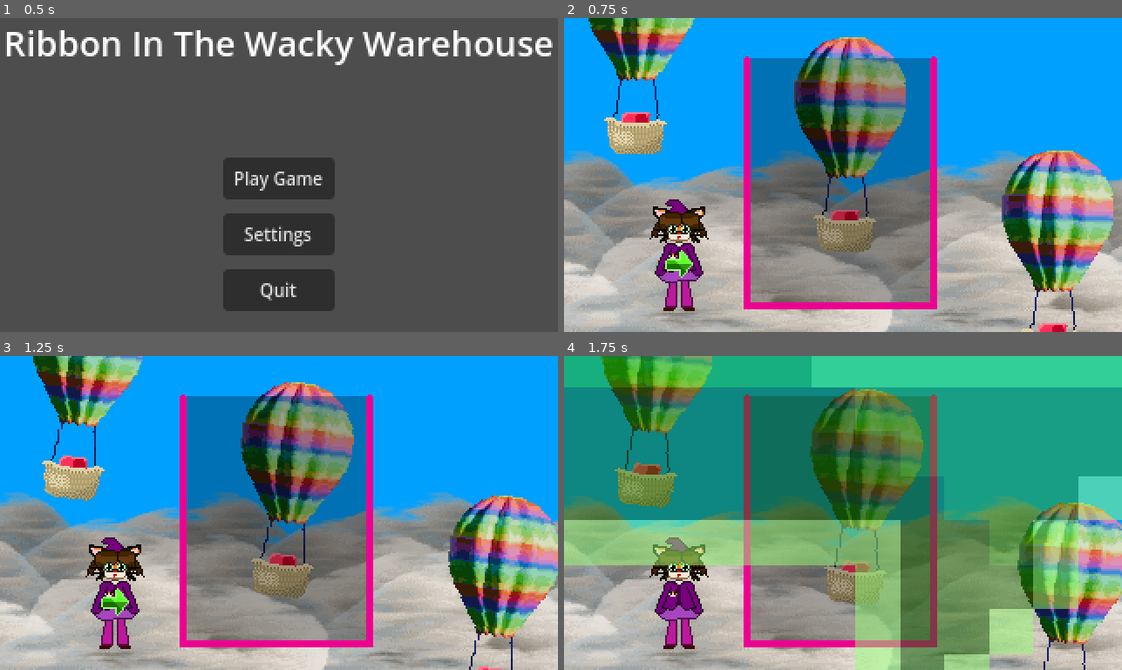
Above: before the commit, frames 1-4 (two rows, left to right).
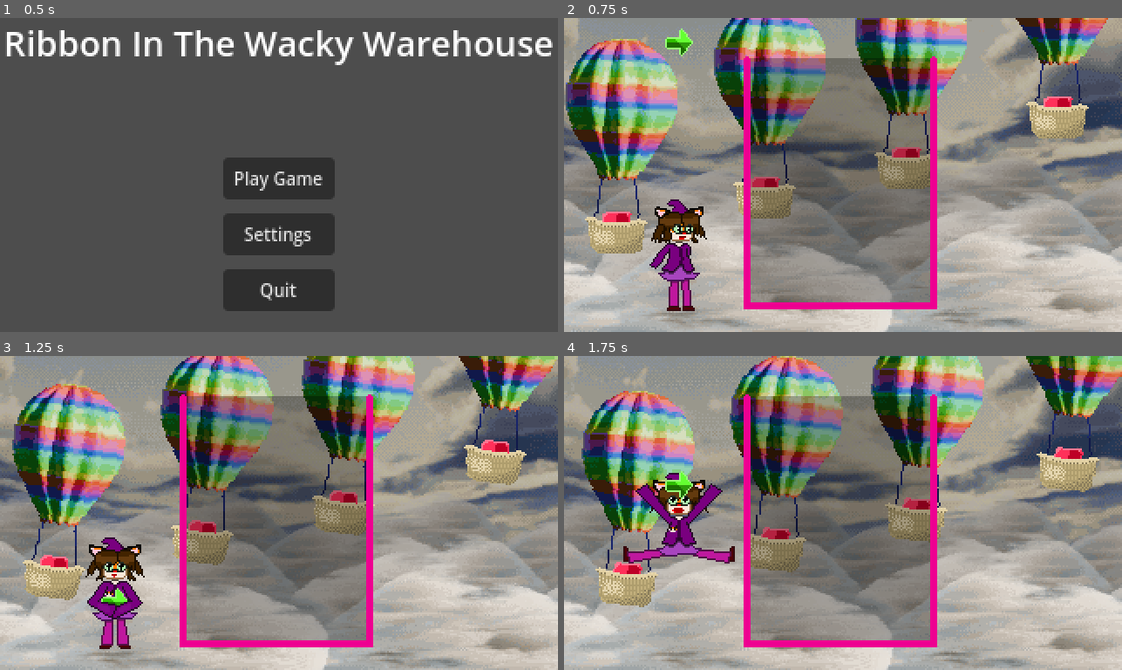
Above: after the commit, the same moments.

Repository: HuskyGameDev/2025f-team2
Game: Godot game, scene res://Scenes/TestScenes/MainMenu.tscn
The game is run twice, just before and just after one commit, with the same random seed, the same clock (stepped at 60 frames per second) and the same inputs.
Inputs:
- Up to frame 1 (0.5 s): no input
- Up to frame 2 (0.75 s): click "Play Game" at 0.5 s
- Up to frame 3 (1.25 s): no input
- Up to frame 4 (1.75 s): hold Right (right) from 1.28 s (still down); hold Z (release) from 1.28 s (still down)

Frame 1 is identical in both runs. In frame 2, 61% of the frame differs, in the area x 0-100%, y 0-100%; in frame 3, 61%; in frame 4, 83%.

Commit message:
More Animation Stuff

Diff:
--- a/Scenes/TestScenes/TestScene.tscn
+++ b/Scenes/TestScenes/TestScene.tscn
@@ -1,17 +1,22 @@
-[gd_scene load_steps=15 format=3 uid="uid://co48nl1f8gywv"]
+[gd_scene load_steps=28 format=3 uid="uid://co48nl1f8gywv"]
 
 [ext_resource type="Script" uid="uid://cmvw2cbm4tsjx" path="res://Scripts/Gameplay/LevelManager.gd" id="1_g28u0"]
 [ext_resource type="PackedScene" uid="uid://cwepxmyofmf4r" path="res://Scenes/UI_Objects/pause_menu.tscn" id="2_5qkg8"]
 [ext_resource type="Resource" uid="uid://0x0hxn48adha" path="res://Resources/test_Order.tres" id="2_p83bp"]
 [ext_resource type="Script" uid="uid://ljmcy60pov5l" path="res://Scripts/Gameplay/BoxFiller.gd" id="3_1omkh"]
 [ext_resource type="Script" uid="uid://xgdtyc2a8otu" path="res://Scripts/UI_Scripts/PauseMenu.gd" id="3_635xr"]
-[ext_resource type="Texture2D" uid="uid://dskweavqum5qa" path="res://Artwork/Player/RibbonTest.png" id="4_5qkg8"]
-[ext_resource type="Script" path="res://Scripts/UI_Scripts/RerollButton.gd" id="4_36qpc"]
+[ext_resource type="Script" uid="uid://noib4t5r4qax" path="res://Scripts/UI_Scripts/RerollButton.gd" id="4_36qpc"]
 [ext_resource type="Script" uid="uid://dfe4q4poqeng5" path="res://Scripts/Gameplay/LevelGrid.gd" id="4_fe8sf"]
+[ext_resource type="Texture2D" uid="uid://crdrtg5o00e53" path="res://Artwork/Player/Ribbon-Sheet.png" id="6_j3c8t"]
+[ext_resource type="Script" uid="uid://c3qfxtnd08lrf" path="res://Scripts/Gameplay/RibbonAnimator.gd" id="6_qk1kx"]
+[ext_resource type="Texture2D" uid="uid://bv3dsa5d5scx1" path="res://Artwork/Player/Ribbon-Faces.png" id="7_qk1kx"]
+[ext_resource type="Texture2D" uid="uid://ccfwyp4b2l36j" path="res://Artwork/Player/RibbonArms.png" id="8_nxyhc"]
 [ext_resource type="Script" uid="uid://biwb1rcybg3tr" path="res://Scripts/Background/CloudAnimation.gd" id="9_72xxr"]
 [ext_resource type="Texture2D" uid="uid://kgsist0w7161" path="res://Artwork/Backgrounds/BGCloud.png" id="9_y8ukn"]
 [ext_resource type="Script" uid="uid://cc08gxp3ybh10" path="res://Scripts/Background/BalloonSpawner.gd" id="11_dk750"]
 [ext_resource type="PackedScene" uid="uid://cf7ivhmop354y" path="res://Scenes/BackgroundAssets/ha_balloon.tscn" id="12_y8ukn"]
+[ext_resource type="Shader" uid="uid://vl5b478745jc" path="res://Scripts/Shaders/BGwind.gdshader" id="14_bs1rv"]
+[ext_resource type="Texture2D" uid="uid://b2jus41ra42ks" path="res://Artwork/Backgrounds/SkyBG.png" id="14_nxyhc"]
 
 [sub_resource type="Gradient" id="Gradient_j3c8t"]
 colors = PackedColorArray(1, 1, 1, 1, 1, 1, 1, 1)
@@ -19,6 +24,242 @@
 [sub_resource type="GradientTexture1D" id="GradientTexture1D_qk1kx"]
 gradient = SubResource("Gradient_j3c8t")
 width = 1
+
+[sub_resource type="Animation" id="Animation_qk1kx"]
+length = 0.001
+tracks/0/type = "value"
+tracks/0/imported = false
+tracks/0/enabled = true
+tracks/0/path = NodePath(".:frame")
+tracks/0/interp = 1
+tracks/0/loop_wrap = true
+tracks/0/keys = {
+"times": PackedFloat32Array(0),
+"transitions": PackedFloat32Array(1),
+"update": 1,
+"values": [8]
+}
+tracks/1/type = "value"
+tracks/1/imported = false
+tracks/1/enabled = true
+tracks/1/path = NodePath("RibbonArms:visible")
+tracks/1/interp = 1
+tracks/1/loop_wrap = true
+tracks/1/keys = {
+"times": PackedFloat32Array(0),
+"transitions": PackedFloat32Array(1),
+"update": 1,
+"values": [false]
+}
+tracks/2/type = "value"
+tracks/2/imported = false
+tracks/2/enabled = true
+tracks/2/path = NodePath("Ribbon-faces:frame")
+tracks/2/interp = 1
+tracks/2/loop_wrap = true
+tracks/2/keys = {
+"times": PackedFloat32Array(0),
+"transitions": PackedFloat32Array(1),
+"update": 1,
+"values": [8]
+}
+tracks/3/type = "value"
+tracks/3/imported = false
+tracks/3/enabled = true
+tracks/3/path = NodePath(".:position")
+tracks/3/interp = 1
+tracks/3/loop_wrap = true
+tracks/3/keys = {
+"times": PackedFloat32Array(0),
+"transitions": PackedFloat32Array(1),
+"update": 0,
+"values": [Vector2(0, 0)]
+}
+
+[sub_resource type="Animation" id="Animation_j3c8t"]
+resource_name = "idle"
+length = 3.50001
+loop_mode = 1
+step = 0.0833333
+tracks/0/type = "value"
+tracks/0/imported = false
+tracks/0/enabled = true
+tracks/0/path = NodePath(".:frame")
+tracks/0/interp = 1
+tracks/0/loop_wrap = true
+tracks/0/keys = {
+"times": PackedFloat32Array(0, 0.0769299, 0.25, 0.416667, 0.5, 0.666667, 0.833334, 1, 1.08333, 1.25, 1.41667, 1.58334, 1.75, 1.82693, 2, 2.16667, 2.25, 2.41667, 2.58333, 2.75, 2.83333, 3, 3.16667, 3.33334),
+"transitions": PackedFloat32Array(1, 1, 1, 1, 1, 1, 1, 1, 1, 1, 1, 1, 1, 1, 1, 1, 1, 1, 1, 1, 1, 1, 1, 1),
+"update": 1,
+"values": [8, 9, 10, 11, 12, 13, 14, 13, 12, 11, 10, 9, 8, 9, 10, 11, 12, 13, 14, 13, 12, 11, 10, 9]
+}
+tracks/1/type = "value"
+tracks/1/imported = false
+tracks/1/enabled = true
+tracks/1/path = NodePath("RibbonArms:visible")
+tracks/1/interp = 1
+tracks/1/loop_wrap = true
+tracks/1/keys = {
+"times": PackedFloat32Array(0),
+"transitions": PackedFloat32Array(1),
+"update": 1,
+"values": [false]
+}
+tracks/2/type = "value"
+tracks/2/imported = false
+tracks/2/enabled = true
+tracks/2/path = NodePath("Ribbon-faces:frame")
+tracks/2/interp = 1
+tracks/2/loop_wrap = true
+tracks/2/keys = {
+"times": PackedFloat32Array(0, 2.5, 3),
+"transitions": PackedFloat32Array(1, 1, 1),
+"update": 1,
+"values": [8, 9, 8]
+}
+tracks/3/type = "value"
+tracks/3/imported = false
+tracks/3/enabled = true
+tracks/3/path = NodePath(".:position")
+tracks/3/interp = 1
+tracks/3/loop_wrap = true
+tracks/3/keys = {
+"times": PackedFloat32Array(0),
+"transitions": PackedFloat32Array(1),
+"update": 0,
+"values": [Vector2(0, 0)]
+}
+
+[sub_resource type="Animation" id="Animation_nxyhc"]
+resource_name = "getBox"
+step = 0.0833333
+tracks/0/type = "value"
+tracks/0/imported = false
+tracks/0/enabled = true
+tracks/0/path = NodePath(".:frame")
+tracks/0/interp = 1
+tracks/0/loop_wrap = true
+tracks/0/keys = {
+"times": PackedFloat32Array(0),
+"transitions": PackedFloat32Array(1),
+"update": 1,
+"values": [6]
+}
+tracks/1/type = "value"
+tracks/1/imported = false
+tracks/1/enabled = true
+tracks/1/path = NodePath("Ribbon-faces:frame")
+tracks/1/interp = 1
+tracks/1/loop_wrap = true
+tracks/1/keys = {
+"times": PackedFloat32Array(0),
+"transitions": PackedFloat32Array(1),
+"update": 1,
+"values": [3]
+}
+tracks/2/type = "value"
+tracks/2/imported = false
+tracks/2/enabled = true
+tracks/2/path = NodePath("RibbonArms:visible")
+tracks/2/interp = 1
+tracks/2/loop_wrap = true
+tracks/2/keys = {
+"times": PackedFloat32Array(0),
+"transitions": PackedFloat32Array(1),
+"update": 1,
+"values": [true]
+}
+tracks/3/type = "value"
+tracks/3/imported = false
+tracks/3/enabled = true
+tracks/3/path = NodePath(".:position")
+tracks/3/interp = 1
+tracks/3/loop_wrap = true
+tracks/3/keys = {
+"times": PackedFloat32Array(0),
+"transitions": PackedFloat32Array(1),
+"update": 0,
+"values": [Vector2(0, 0)]
+}
+
+[sub_resource type="Animation" id="Animation_bs1rv"]
+resource_name = "Hop"
+length = 1.33334
+step = 0.0833333
+tracks/0/type = "value"
+tracks/0/imported = false
+tracks/0/enabled = true
+tracks/0/path = NodePath("RibbonArms:visible")
+tracks/0/interp = 1
+tracks/0/loop_wrap = true
+tracks/0/keys = {
+"times": PackedFloat32Array(0),
+"transitions": PackedFloat32Array(1),
+"update": 1,
+"values": [false]
+}
+tracks/1/type = "value"
+tracks/1/imported = false
+tracks/1/enabled = true
+tracks/1/path = NodePath(".:frame")
+tracks/1/interp = 0
+tracks/1/loop_wrap = true
+tracks/1/keys = {
+"times": PackedFloat32Array(0, 0.0833333, 0.25, 0.416667, 1, 1.16667),
+"transitions": PackedFloat32Array(1, 1, 1, 1, 1, 1),
+"update": 1,
+"values": [1, 2, 3, 4, 5, 2]
+}
+tracks/2/type = "value"
+tracks/2/imported = false
+tracks/2/enabled = true
+tracks/2/path = NodePath("Ribbon-faces:frame")
+tracks/2/interp = 1
+tracks/2/loop_wrap = true
+tracks/2/keys = {
+"times": PackedFloat32Array(0, 0.0833333, 0.166667, 0.333333, 0.916666, 1.08333),
+"transitions": PackedFloat32Array(1, 1, 1, 1, 1, 1),
+"update": 1,
+"values": [1, 2, 3, 4, 3, 0]
+}
+tracks/3/type = "value"
+tracks/3/imported = false
+tracks/3/enabled = true
+tracks/3/path = NodePath(".:position")
+tracks/3/interp = 2
+tracks/3/loop_wrap = true
+tracks/3/keys = {
+"times": PackedFloat32Array(0, 0.166667, 0.583333, 1.08333),
+"transitions": PackedFloat32Array(1, 1, 1, 1),
+"update": 0,
+"values": [Vector2(0, 0), Vector2(0, 0), Vector2(0, -52), Vector2(0, 0)]
+}
+
+[sub_resource type="AnimationLibrary" id="AnimationLibrary_nxyhc"]
+_data = {
+&"Hop": SubResource("Animation_bs1rv"),
+&"RESET": SubResource("Animation_qk1kx"),
+&"getBox": SubResource("Animation_nxyhc"),
+&"idle": SubResource("Animation_j3c8t")
+}
+
+[sub_resource type="FastNoiseLite" id="FastNoiseLite_bs1rv"]
+noise_type = 0
+seed = 6
+frequency = 0.0008
+
+[sub_resource type="NoiseTexture2D" id="NoiseTexture2D_bs1rv"]
+noise = SubResource("FastNoiseLite_bs1rv")
+
+[sub_resource type="ShaderMaterial" id="ShaderMaterial_e7vnt"]
+shader = ExtResource("14_bs1rv")
+shader_parameter/render_noise = false
+shader_parameter/noise_texture = SubResource("NoiseTexture2D_bs1rv")
+shader_parameter/amplitude = 0.18
+shader_parameter/time_scale = 0.01
+shader_parameter/noise_scale = 0.001
+shader_parameter/rotation_strength = 1.0
+shader_parameter/rotation_pivot = Vector2(0.5, 1)
 
 [node name="Level" type="Node2D" node_paths=PackedStringArray("boxFiller", "boxGrid")]
 texture_filter = 1
@@ -67,9 +308,34 @@
 text = "Reroll Block"
 script = ExtResource("4_36qpc")
 
-[node name="RibbonTest" type="Sprite2D" parent="BoxFiller"]
+[node name="Ribbon" type="Node2D" parent="BoxFiller"]
 position = Vector2(0, -5)
-texture = ExtResource("4_5qkg8")
+script = ExtResource("6_qk1kx")
+
+[node name="AnimationPlayer" type="AnimationPlayer" parent="BoxFiller/Ribbon"]
+root_node = NodePath("../RibbonTest")
+libraries = {
+&"": SubResource("AnimationLibrary_nxyhc")
+}
+autoplay = "idle"
+
+[node name="RibbonTest" type="Sprite2D" parent="BoxFiller/Ribbon"]
+texture = ExtResource("6_j3c8t")
+hframes = 5
+vframes = 4
+frame = 8
+
+[node name="Ribbon-faces" type="Sprite2D" parent="BoxFiller/Ribbon/RibbonTest"]
+position = Vector2(0, -16)
+texture = ExtResource("7_qk1kx")
+hframes = 4
+vframes = 4
+frame = 8
+
+[node name="RibbonArms" type="Sprite2D" parent="BoxFiller/Ribbon/RibbonTest"]
+visible = false
+z_index = 6
+texture = ExtResource("8_nxyhc")
 
 [node name="SpawnPoint" type="Node2D" parent="BoxFiller"]
 position = Vector2(0, -140)
@@ -248,22 +514,28 @@
 skew = 0.226893
 texture = ExtResource("9_y8ukn")
 
-[node name="Sprite2D" type="Sprite2D" parent="Background"]
-modulate = Color(0, 0.627451, 1, 1)
+[node name="CloudyBG" type="Sprite2D" parent="Background"]
 z_index = -4
-position = Vector2(160, 90)
-texture = SubResource("GradientTexture1D_qk1kx")
+texture_repeat = 3
+material = SubResource("ShaderMaterial_e7vnt")
+position = Vector2(156, 55)
+texture = ExtResource("14_nxyhc")
 region_enabled = true
-region_rect = Rect2(0, 0, 320, 180)
+region_rect = Rect2(0, 0, 512, 288)
+script = ExtResource("9_72xxr")
+timeAdd = 3.0
 
 [node name="HaBalloon" parent="Background" instance=ExtResource("12_y8ukn")]
-position = Vector2(42, 17)
+position = Vector2(31, 74)
 
 [node name="HaBalloon2" parent="Background" instance=ExtResource("12_y8ukn")]
-position = Vector2(162, 73)
+position = Vector2(116, 54)
 
 [node name="HaBalloon3" parent="Background" instance=ExtResource("12_y8ukn")]
-position = Vector2(281, 138)
+position = Vector2(197, 37)
+
+[node name="HaBalloon4" parent="Background" instance=ExtResource("12_y8ukn")]
+position = Vector2(284, 8)
 
 [node name="BalloonSpawner" type="Node2D" parent="Background"]
 position = Vector2(0, -81)
--- a/Scripts/Gameplay/BoxFiller.gd
+++ b/Scripts/Gameplay/BoxFiller.gd
@@ -3,6 +3,7 @@
 class_name BoxFiller
 
 @export var levelGrid : LevelGrid
+@onready var ribbon : RibbonAnimator = $Ribbon
 
 var fblock : BoxHandler
 
@@ -11,8 +12,10 @@
 	if fblock != null:
 		fblock.queue_free()
 	add_child(block)
-	block.position = Vector2(0,0)
+	block.position = Vector2(0,-200)
 	fblock = block
+	await create_tween().tween_property(fblock, "position", Vector2(0,0), 0.5).finished
+	ribbon.setGetBox()
 	var time = 0.75
 	while (fblock != null):
 		if fblock.blockValue >= 20:
@@ -38,6 +41,10 @@
 	if event.is_action_pressed("reroll"):
 		reroll()
 	if event.is_action_pressed("release"):
+		ribbon.setHop()
+		await get_tree().create_timer(0.2, false).timeout
+		create_tween().tween_property(fblock,"position", Vector2(0, -200), .75)
+		await ribbon.waitUntilFinish()
 		levelGrid.addBlock(fblock)
 		fblock = null
 
--- /dev/null
+++ b/Scripts/Gameplay/RibbonAnimator.gd
@@ -0,0 +1,16 @@
+extends Node2D
+class_name RibbonAnimator
+
+@onready var animatior = $AnimationPlayer
+
+func setIdle():
+	animatior.play("idle")
+
+func setGetBox():
+	animatior.play("getBox")
+
+func setHop():
+	animatior.play("Hop")
+
+func waitUntilFinish():
+	await animatior.animation_finished
--- /dev/null
+++ b/Scripts/Shaders/BGwind.gdshader
@@ -0,0 +1,53 @@
+shader_type canvas_item;
+
+uniform bool render_noise = false;
+uniform sampler2D noise_texture : repeat_enable; // set in inspector
+uniform float amplitude : hint_range(0.0, 0.5, 0.01) = 0.2;
+uniform float time_scale : hint_range(0.0, 5.0, 0.01) = 0.04;
+uniform float noise_scale : hint_range(0.0, 2.0, 0.0001) = 0.001;
+uniform float rotation_strength : hint_range(0.0, 5.0, 0.1) = 1;
+uniform vec2 rotation_pivot = vec2(0.5, 1);
+varying vec2 world_position;
+
+void vertex(){
+    world_position = (MODEL_MATRIX * vec4(VERTEX, 0.0, 1.0)).xy;
+}
+
+vec2 get_sample_pos(vec2 pos, float scale, float offset) {
+	pos *= scale;
+	pos += offset;
+	return pos;
+}
+
+vec2 rotate_vec(vec2 vec, vec2 pivot, float rotation) {
+	float cosa = cos(rotation);
+	float sina = sin(rotation);
+	vec -= pivot;
+	return vec2(
+		cosa * vec.x - sina * vec.y,
+		cosa * vec.y + sina * vec.x
+	) + pivot;
+}
+
+void fragment() {
+	// get noise from texture
+	vec2 noise_sample_pos = get_sample_pos(world_position, noise_scale, TIME * time_scale);
+	float noise_amount = texture(noise_texture, noise_sample_pos).r - 0.5f;
+
+	// get rotation position around a pivot
+	float rotation = amplitude * noise_amount;
+	vec2 rotated_uvs = rotate_vec(UV, rotation_pivot, rotation);
+
+	// blend original uvs and rotated uvs based on distance to pivot
+	float dist = distance(UV, rotation_pivot) * rotation_strength;
+	vec2 result_uvs = mix(UV, rotated_uvs, dist);
+
+	// output color
+	COLOR = texture(TEXTURE, result_uvs);
+
+	// optional, preview noise texture for debugging
+	if (render_noise) {
+		vec4 noise_color = texture(noise_texture, noise_sample_pos);
+		COLOR = noise_color;
+	}
+}
Binary file added: Artwork/Backgrounds/SkyBG.aseprite
Binary file added: Artwork/Backgrounds/SkyBG.png
Not shown, added: Artwork/Backgrounds/SkyBG.png.import
Binary file added: Artwork/Player/Ribbon-Faces.png
Not shown, added: Artwork/Player/Ribbon-Faces.png.import
Binary file added: Artwork/Player/Ribbon-Sheet.png
Not shown, added: Artwork/Player/Ribbon-Sheet.png.import
Binary file changed: Artwork/Player/Ribbon.aseprite
Binary file added: Artwork/Player/RibbonArms.png
Not shown, added: Artwork/Player/RibbonArms.png.import
Not shown, added: Scripts/Gameplay/RibbonAnimator.gd.uid
Not shown, added: Scripts/Shaders/BGwind.gdshader.uid
